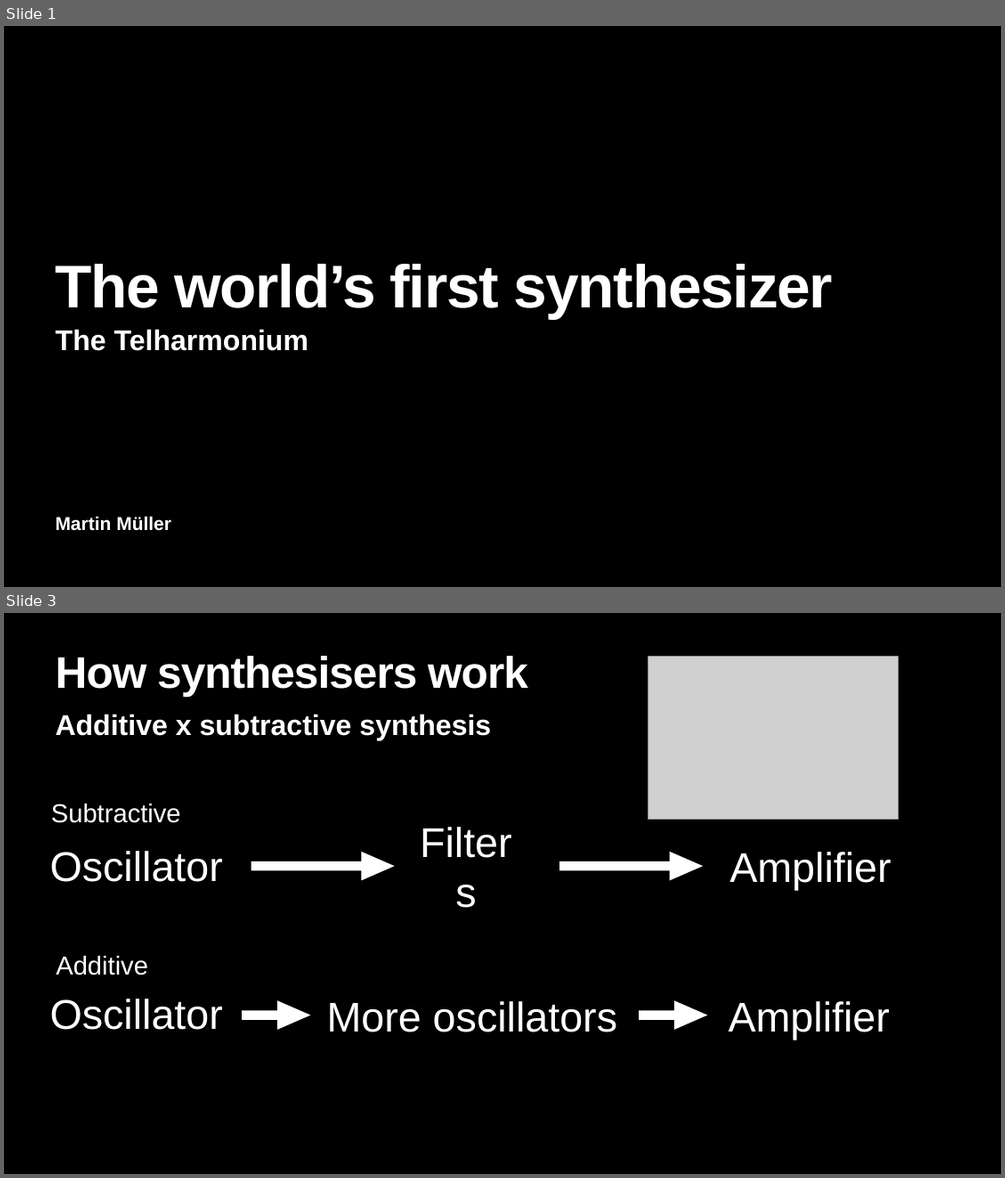
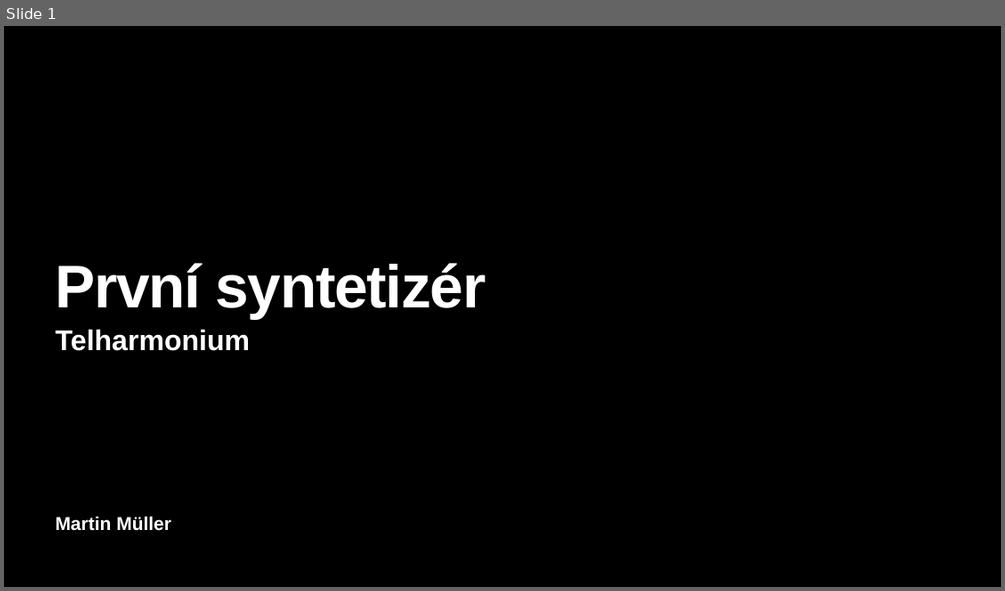
Before and after one commit to MikeOxlongfrfr/goethe, a slide deck: Telharmonium.pptx. Shown one above the other, each under a label of ours: slides 1 and 3 before the commit, slide 1 after it; the slides between them are not shown. The pictures are 1005x1178 and 1005x591 pixels, drawn with LibreOffice and Linux fonts; fonts in the diff are those of the drawing; grey boxes stand for pictures. Boxes give left, top, right and bottom in pixels: in the first picture for what was removed or moved away, otherwise in the second. Text is boxed around its words. In the diff, an @@ line names an element or a change of style, - is before the commit and + after.

```diff
--- a/Telharmonium.pptx
+++ b/Telharmonium.pptx
@@ slide 3 removed at <box>4,613,1001,1174</box>, background #000000 @@
@@ title removed at <box>56,656,528,696</box> @@
-How synthesisers work
@@ picture removed at <box>647,657,898,819</box> @@
@@ text removed at <box>56,714,491,740</box> @@
-Additive x subtractive synthesis
@@ text removed at <box>51,803,181,823</box> @@
-Subtractive
@@ text removed at <box>50,851,223,882</box> @@
-Oscillator
@@ right arrow removed at <box>251,852,394,880</box> @@
@@ text removed at <box>418,840,534,892</box> @@
-Filters
@@ right arrow removed at <box>559,852,703,880</box> @@
@@ text removed at <box>729,852,890,891</box> @@
-Amplifier
@@ text removed at <box>56,956,148,975</box> @@
-Additive
@@ text removed at <box>50,998,223,1030</box> @@
-Oscillator
@@ right arrow removed at <box>242,1000,310,1029</box> @@
@@ text removed at <box>327,1001,617,1032</box> @@
-More oscillators
@@ right arrow removed at <box>639,1000,707,1029</box> @@
@@ text removed at <box>728,1001,890,1039</box> @@
-Amplifier
@@ slide 1 changed as well @@
@@ title at <box>56,263,486,319</box>: text changed @@
-The world’s first synthesizer
+První syntetizér
@@ subtitle at <box>56,329,250,351</box>: text changed @@
-The Telharmonium
+Telharmonium
```
Also in this commit, not shown: 1 other slide changed, 5 slides added, 4 other slides removed, 1 other file.
